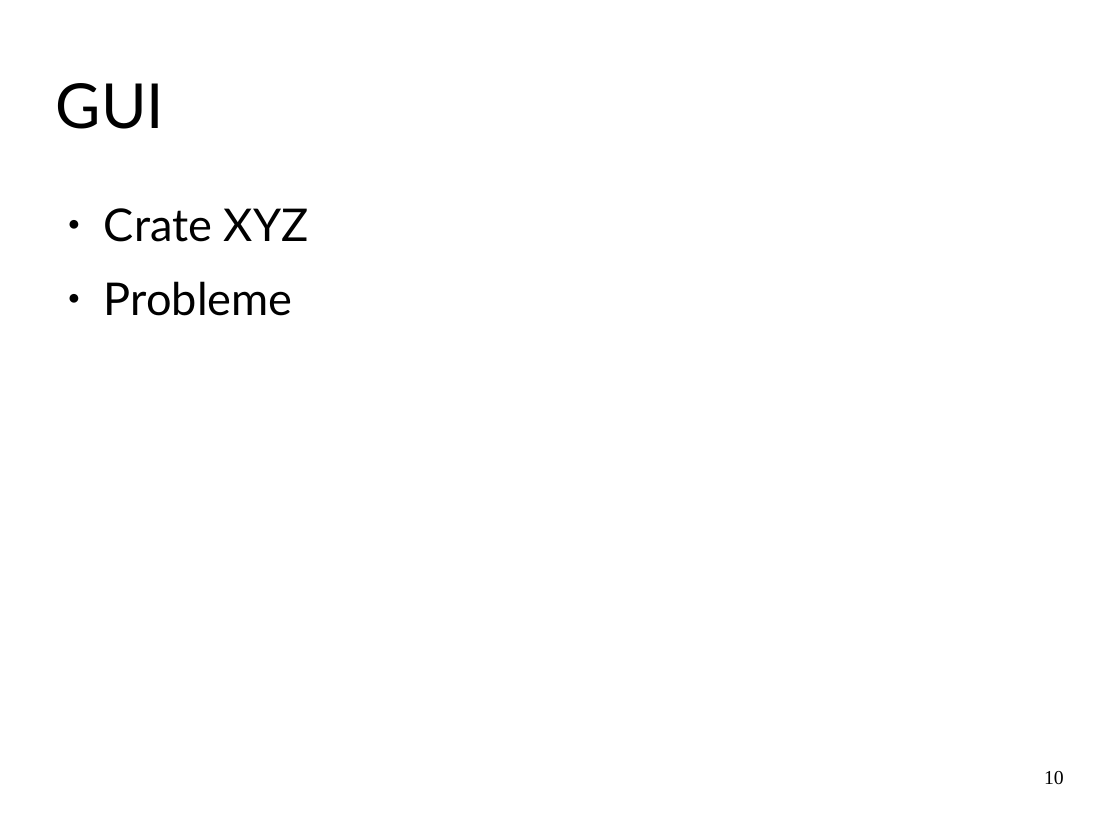
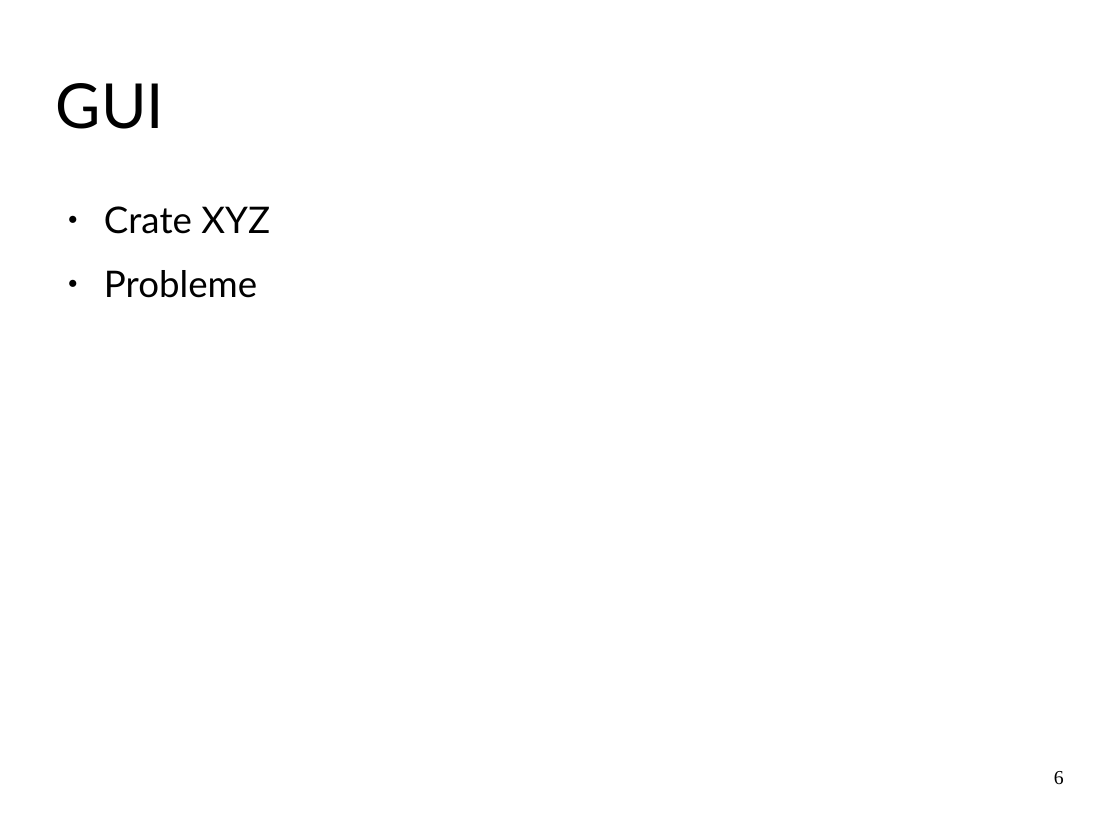
Before and after one commit to FamkeLamberti/battleship-presentation, a slide deck: slide 6 of Abschlusspraesentation_SchiffeVersenken.odp (slide 10 before the commit). Drawn at 1120x840 pixels with LibreOffice and Linux fonts; fonts in the diff are those of the drawing. Boxes give left, top, right and bottom in pixels: in the first picture for what was removed or moved away, otherwise in the second. Text is boxed around its words. In the diff, an @@ line names an element or a change of style, - is before the commit and + after.

```diff
--- a/Abschlusspraesentation_SchiffeVersenken.odp
+++ b/Abschlusspraesentation_SchiffeVersenken.odp
@@ text "Crate XYZ" at (104,206,270,298): size 32 to 26 pt @@
@@ page number at (1054,771,1064,785): text changed @@
-10
+6
```
Also in this commit, not shown: 5 other slides changed, 1 slide added, 5 slides removed.
